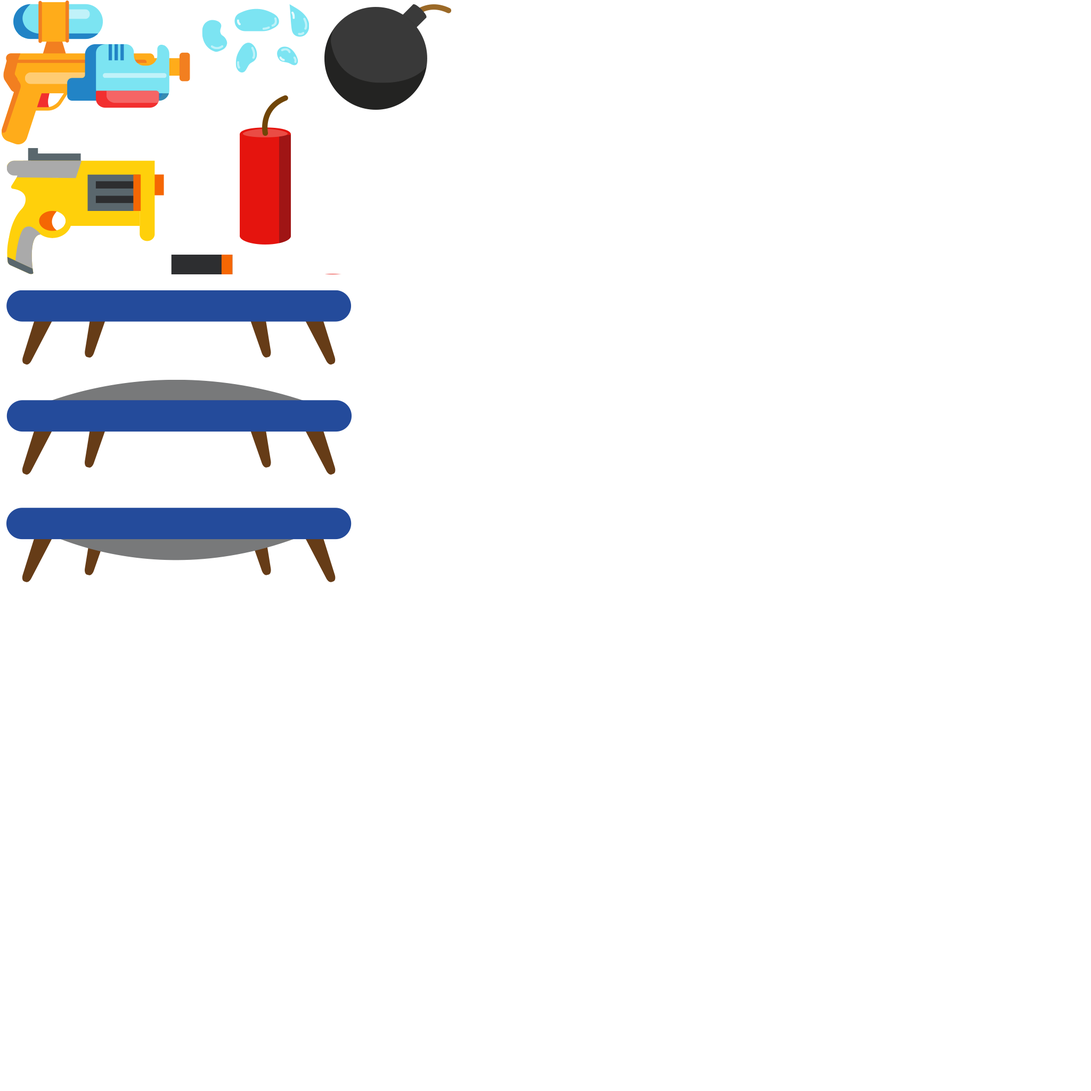
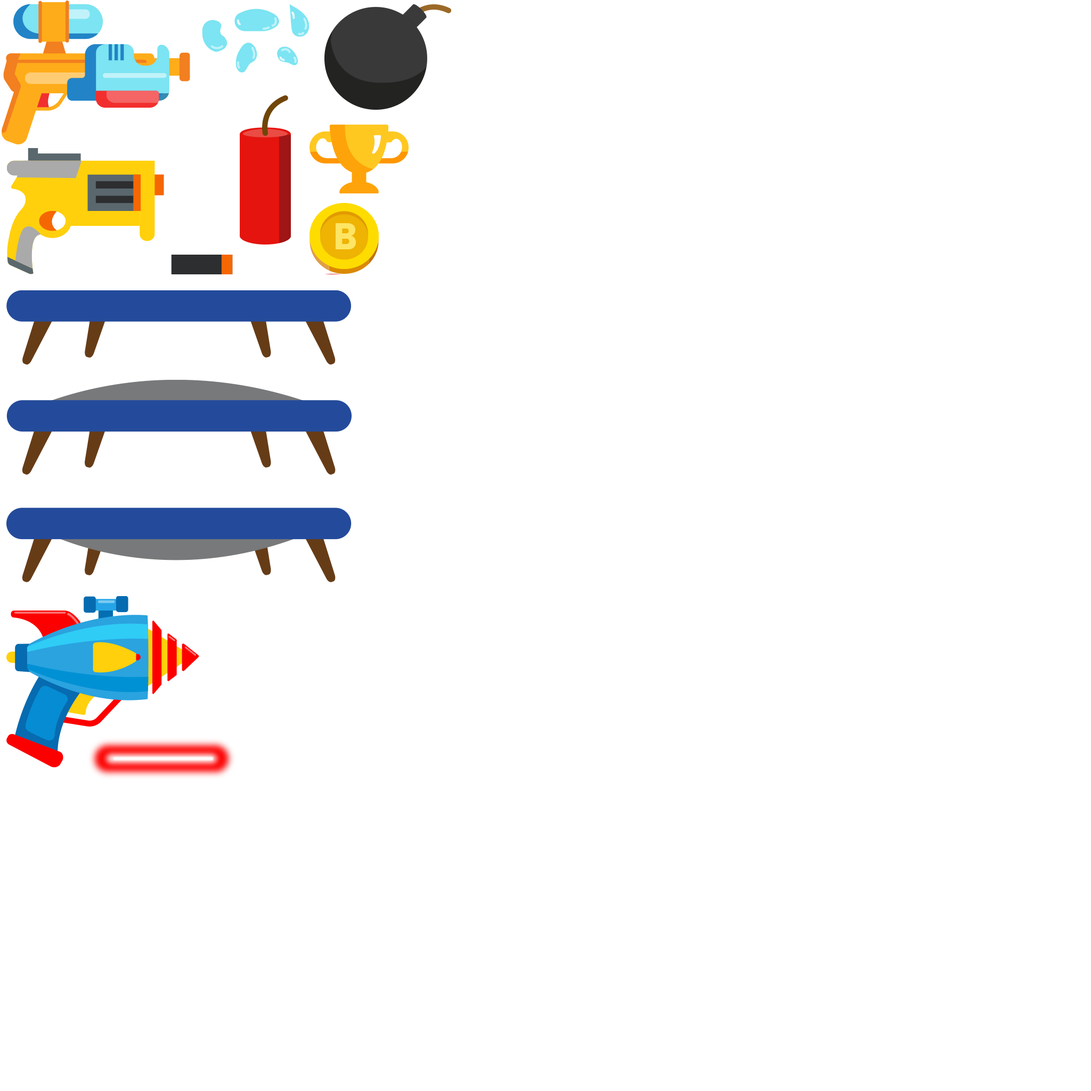
Layers edited between the first and the second (1091, 1091) image:
added layer "kid_laser" above "coin" over (6, 595, 236, 780)
added layer "coin" above "trophy" over (309, 203, 379, 274)
added layer "trophy" above "bomb" over (309, 124, 409, 194)
